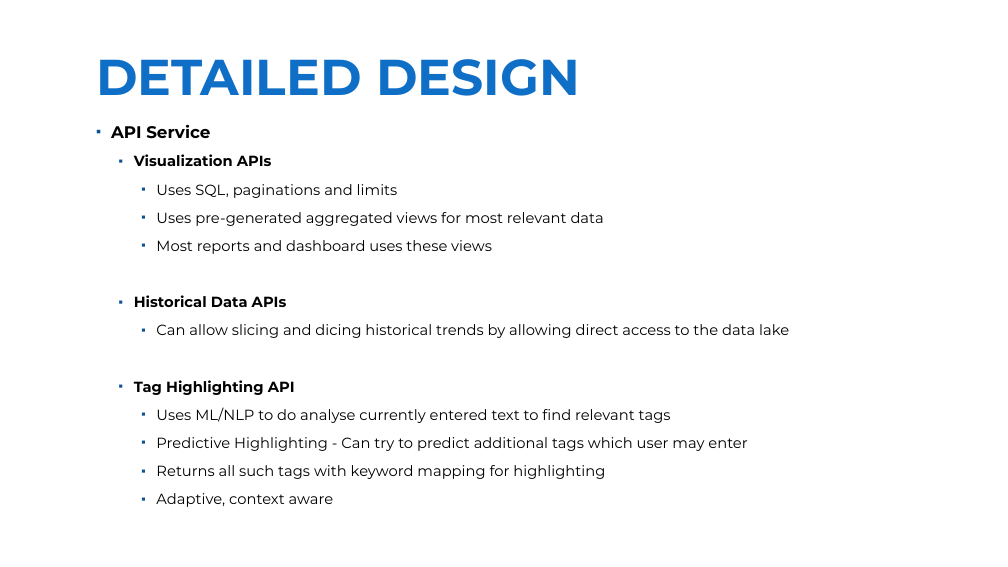
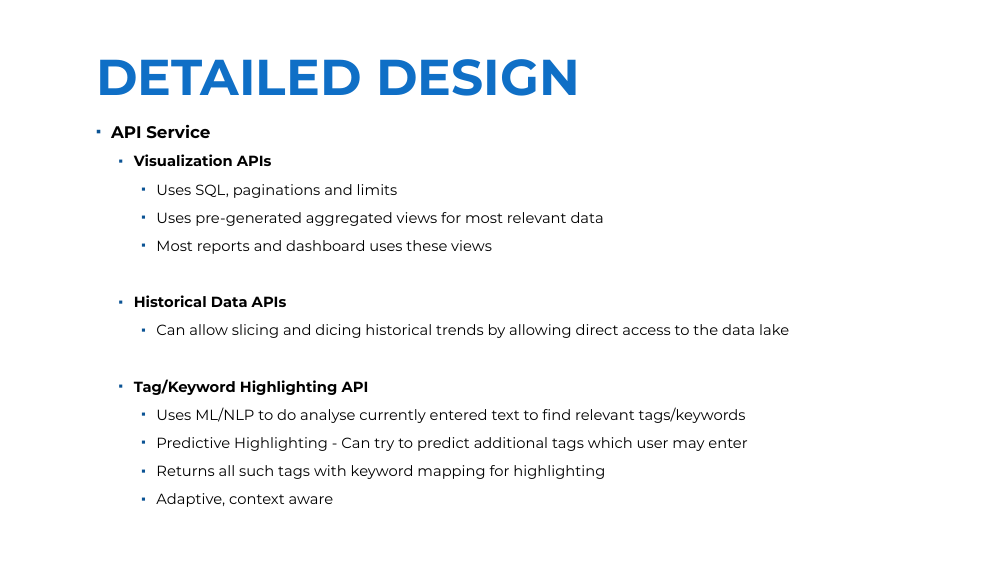
Before and after one commit to Braj-120/test-prep, a slide deck: slide 32 of Braj_Kishor_Intro_Achievements.pptx. Drawn at 1008x567 pixels with LibreOffice and Linux fonts; fonts in the diff are those of the drawing; background and template pictures are left out. Boxes give left, top, right and bottom in pixels: in the first picture for what was removed or moved away, otherwise in the second. Text is boxed around its words. In the diff, an @@ line names an element or a change of style, - is before the commit and + after.

```diff
--- a/Braj_Kishor_Intro_Achievements.pptx
+++ b/Braj_Kishor_Intro_Achievements.pptx
@@ text at (134, 379, 746, 423): text changed @@
-  ▪ Tag Highlighting API
-    ▪ Uses ML/NLP to do analyse currently entered text to find relevant tags
+  ▪ Tag/Keyword Highlighting API
+    ▪ Uses ML/NLP to do analyse currently entered text to find relevant tags/keywords
```
Also in this commit, not shown: 24 other slides changed.
